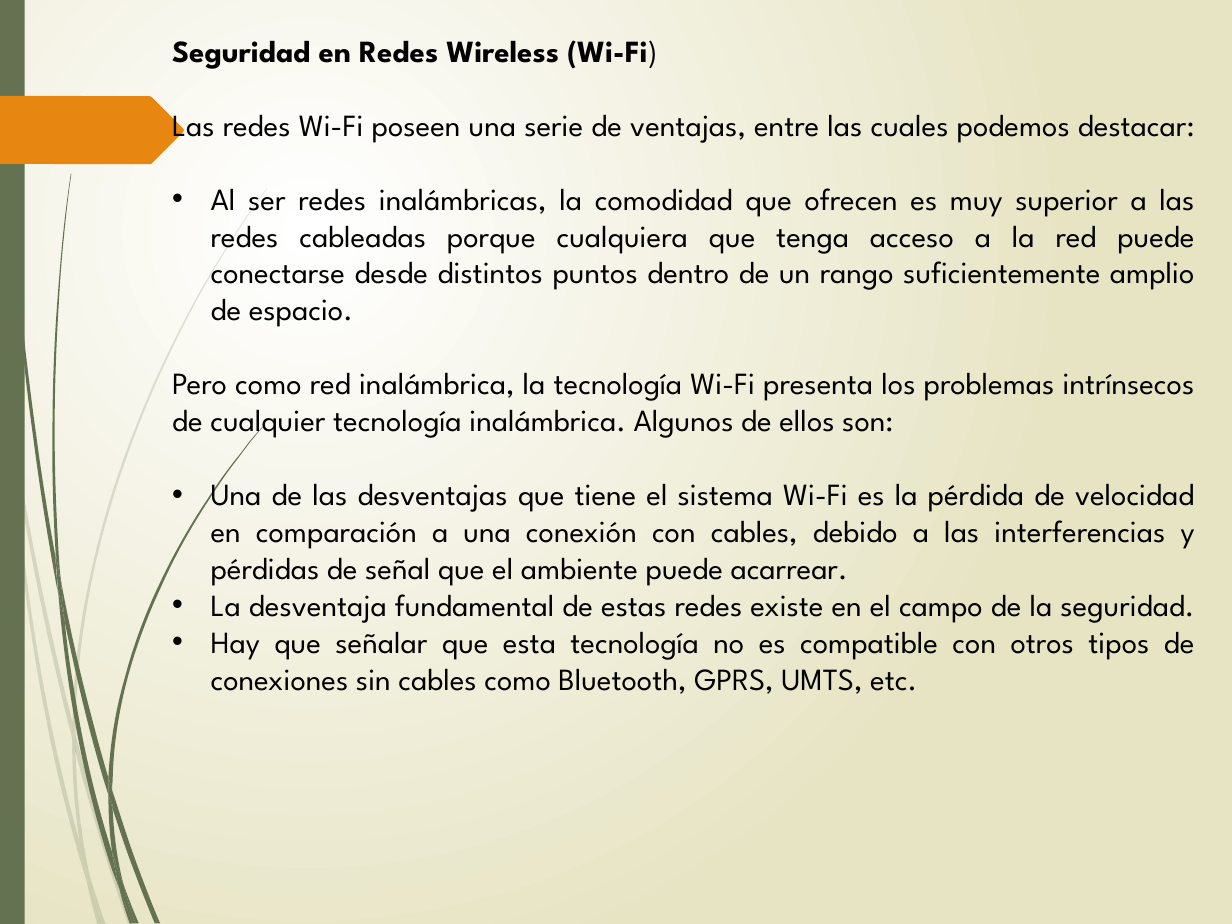
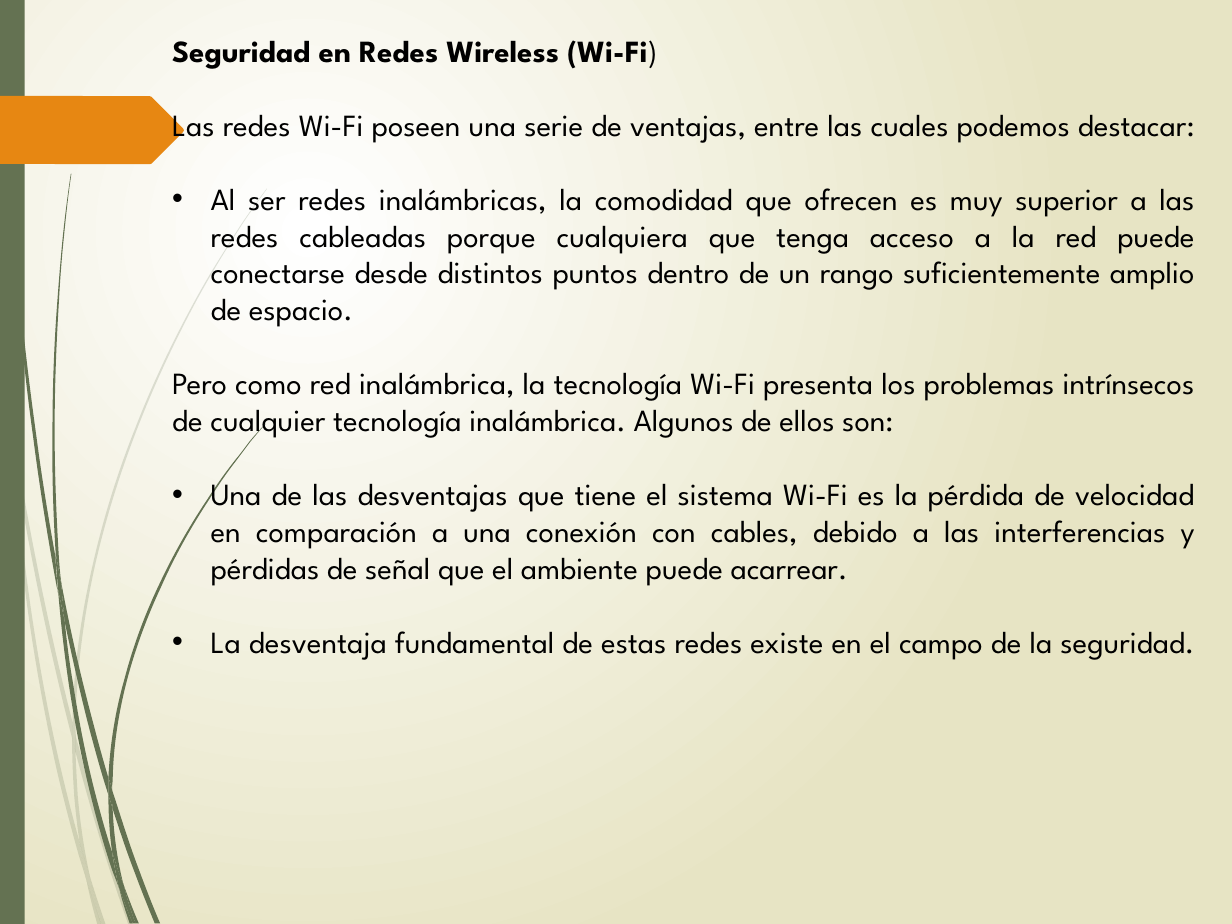
Before and after one commit to YarithzaGalindoAyala/Fase3_ConstruccionOVI, a slide deck: slide 2 of Docu/docu5.pptx. Drawn at 1232x924 pixels with LibreOffice and Linux fonts; fonts in the diff are those of the drawing. Boxes give left, top, right and bottom in pixels: in the first picture for what was removed or moved away, otherwise in the second. Text is boxed around its words. In the diff, an @@ line names an element or a change of style, - is before the commit and + after.

```diff
--- a/Docu/docu5.pptx
+++ b/Docu/docu5.pptx
@@ text at [211,622,1195,694]: paragraph removed @@
-• Hay que señalar que esta tecnología no es compatible con otros tipos de conexiones sin cables como Bluetooth, GPRS, UMTS, etc.
```
Also in this commit, not shown: 4 other slides changed.
